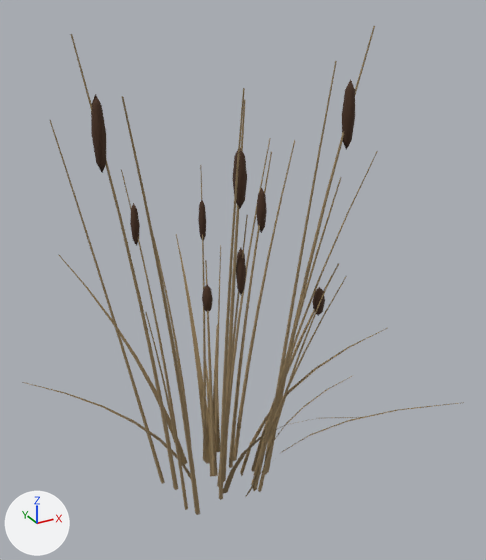
Renders of the glTF model assets/models/flora/reeds/reed_clump_1.glb from each side of a commit.
The view is the same before and after, from a 50 mm lens placed at (-1.03, -2.14, 1.98), pointed at (0.1, -0.08, 0.95). Lighting does not change. The marker at lower left points along +X, +Y and +Z. The first picture is the older version. Where no turn or scale is listed for an object, it has been applied to the vertices.

The first picture shows 'ReedClump_Blades_0', 'ReedClump_Blades_1', 'ReedClump_Blades_2', 'ReedClump_Heads_0', 'ReedClump_Heads_1', 'ReedClump_Heads_2', 'ReedClump_Stalks_0', 'ReedClump_Stalks_1', 'ReedClump_Stalks_2'.
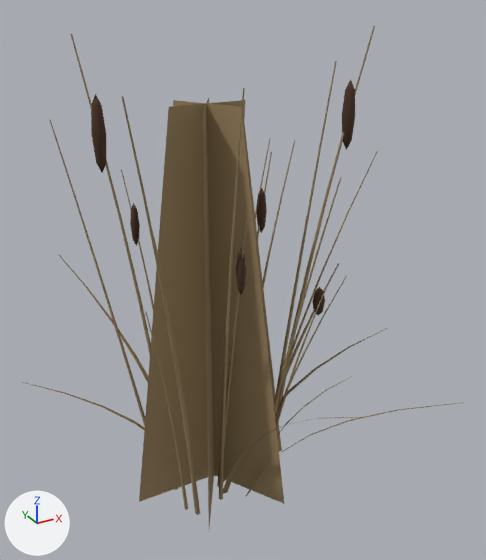
What differs and where, as boxes (x1, y1, x2, y2) in the pictures (486 x 560 px):
'ReedClump_Far', added (brown)
    after: (139, 98, 285, 527)
'ReedClump_Blades_0', unchanged, covered by the edit
    before: (176, 234, 387, 485)
    after: (277, 328, 387, 436)

Patch to the scene script:
```diff
--- a/assets/models/flora/reeds/reed_clump_1.glb.py
+++ b/assets/models/flora/reeds/reed_clump_1.glb.py
@@ me_reedclump_far @@
+me_reedclump_far.from_pydata([(-0.35, 0.0, 0.0), (0.35, 0.0, 0.0), (0.14, 0.0, 1.6), (-0.14, 0.0, 1.6), (-0.18, -0.3, 0.0), (0.18, 0.3, 0.0), (0.07, 0.12, 1.6), (-0.07, -0.12, 1.6), (0.18, -0.3, 0.0), (-0.18, 0.3, 0.0), (-0.07, 0.12, 1.6), (0.07, -0.12, 1.6)], [], [(0, 1, 2), (0, 2, 3), (4, 5, 6), (4, 6, 7), (8, 9, 10), (8, 10, 11)])
+me_reedclump_far.materials.append(mat_reedclump_stalk)  # brown #9a8460
@@ ob_reedclump_far @@
+ob_reedclump_far = bpy.data.objects.new('ReedClump_Far', me_reedclump_far)
+ob_reedclump_far.location = (0.0, 0.0, 0.0)
```
